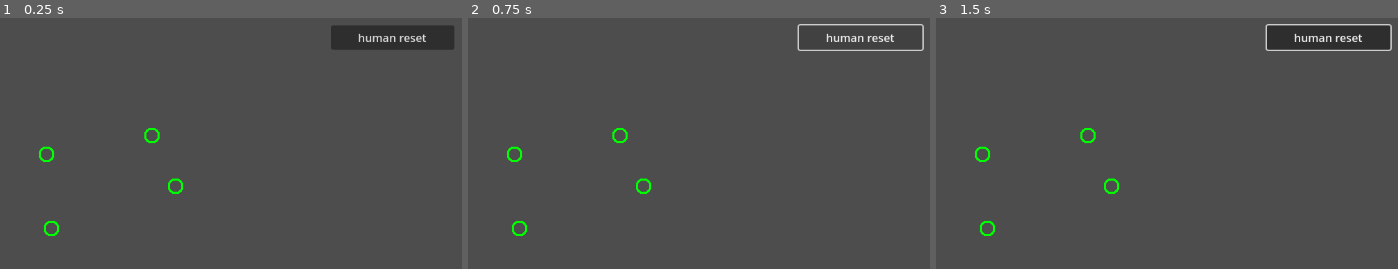
Above: before the commit, frames 1-3 (left to right).
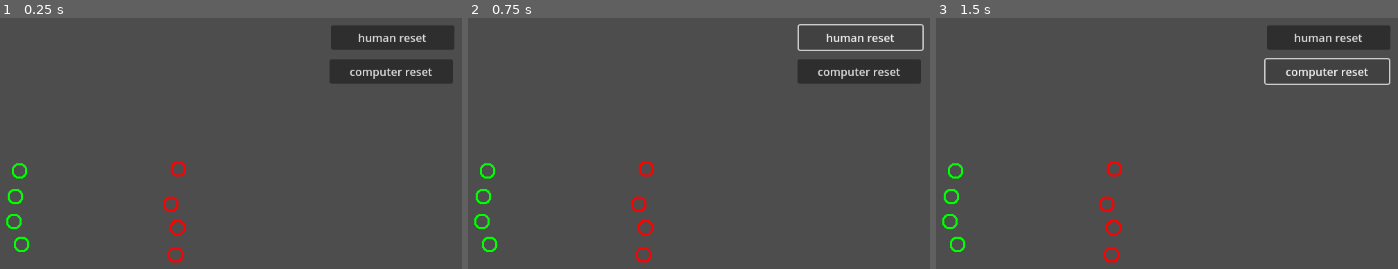
Above: after the commit, the same moments.

Repository: LegionsTheGame/Godot_turnBased
Game: Godot game, scene res://Army/test/ArmyTest.tscn
The game is run twice, just before and just after one commit, with the same random seed, the same clock (stepped at 60 frames per second) and the same inputs.
Inputs (mouse positions are in pixels of both pictures, inside the frame that each line leads up to):
- Up to frame 1 (0.25 s): no input
- Up to frame 2 (0.75 s): click "human reset" at 0.5 s
- Up to frame 3 (1.5 s): click (1328, 70) at 1.25 s, where only the run after the commit has a clickable "computer reset"

The runs differ from the first frame. In frame 1, 3.5% of the frame differs, in the area x 1-99%, y 16-98%; in frame 2, 3.5%; in frame 3, 2.4%.

Commit message:
start on computer vs human

Diff:
--- a/LegionsTurnBased42_3/Army/code/MoveArea.gd
+++ b/LegionsTurnBased42_3/Army/code/MoveArea.gd
@@ -1,5 +1,8 @@
 extends Sprite2D
 
 func _draw():
-	draw_arc(Vector2.ZERO,get_parent().moveRadius,0,2*PI,100,Color.LIME,3)
+	if get_parent().teamNumber == 0:
+		draw_arc(Vector2.ZERO,get_parent().moveRadius,0,2*PI,100,Color.LIME,3)
+	if get_parent().teamNumber == 1:
+		draw_arc(Vector2.ZERO,get_parent().moveRadius,0,2*PI,100,Color.RED,3)
 	pass
--- a/LegionsTurnBased42_3/Army/code/SpriteArmy.gd
+++ b/LegionsTurnBased42_3/Army/code/SpriteArmy.gd
@@ -1,5 +1,9 @@
 extends Sprite2D
 
 func _draw():
-	draw_arc(Vector2.ZERO,get_parent().armyRadius,0,2*PI,100,Color.LIME,3)
+	if get_parent().teamNumber == 0:
+		draw_arc(Vector2.ZERO,get_parent().armyRadius,0,2*PI,100,Color.LIME,3)
+	if get_parent().teamNumber == 1:
+		draw_arc(Vector2.ZERO,get_parent().armyRadius,0,2*PI,100,Color.RED,3)
+
 	pass
--- a/LegionsTurnBased42_3/Army/code/code_army.gd
+++ b/LegionsTurnBased42_3/Army/code/code_army.gd
@@ -5,6 +5,7 @@
 
 var armyRadius = 10
 var moveRadius = 100
+var teamNumber = 0
 
 func _ready():
 	$CollisionShape2D.shape.radius = armyRadius
--- a/LegionsTurnBased42_3/Army/code/code_state.gd
+++ b/LegionsTurnBased42_3/Army/code/code_state.gd
@@ -35,7 +35,8 @@
 ################################
 func armyCollision(a):
 	if a is Army:
-		var defendState = $"../stateDefend"
-		setState(defendState)
+		if get_parent().teamNumber != a.teamNumber:
+			var defendState = $"../stateDefend"
+			setState(defendState)
 	pass
 ################################
--- a/LegionsTurnBased42_3/Army/code/code_state_move.gd
+++ b/LegionsTurnBased42_3/Army/code/code_state_move.gd
@@ -25,7 +25,8 @@
 	if a is Army:
 		get_parent().global_position -= 2*velocity
 		destination = global_position
-		var attackState = $"../stateAttack"
-		attackState.setData(a)
-		setState(attackState)
+		if get_parent().teamNumber != a.teamNumber:
+			var attackState = $"../stateAttack"
+			attackState.setData(a)
+			setState(attackState)
 	pass
--- a/LegionsTurnBased42_3/Army/test/ArmyTest.gd
+++ b/LegionsTurnBased42_3/Army/test/ArmyTest.gd
@@ -1,17 +1,19 @@
 extends Node2D
+# ARMY TEST - SCENE
+
+func _ready():
+	for a in $HumanTeam.get_children(): 	a.teamNumber = 0;
+	for a in $ComputerTeam.get_children():	a.teamNumber = 1;
 
 
-# Called when the node enters the scene tree for the first time.
-func _ready():
-	pass # Replace with function body.
-
-
-# Called every frame. 'delta' is the elapsed time since the previous frame.
 func _process(delta):
 	pass
 
 
 func _on_button_button_down():
-	for a in $HumanTeam.get_children():
-		a.reset()
-	pass # Replace with function body.
+	for a in $HumanTeam.get_children():		a.reset()
+
+
+
+func _on_computer_reset_button_down():
+	for a in $ComputerTeam.get_children():	a.reset()
--- a/LegionsTurnBased42_3/Army/test/ArmyTest.tscn
+++ b/LegionsTurnBased42_3/Army/test/ArmyTest.tscn
@@ -7,25 +7,38 @@
 script = ExtResource("1_vws6x")
 
 [node name="ComputerTeam" type="Node2D" parent="."]
+position = Vector2(107, 1)
+
+[node name="Army1" parent="ComputerTeam" instance=ExtResource("1_55kgc")]
+position = Vector2(11, -51)
+
+[node name="Army2" parent="ComputerTeam" instance=ExtResource("1_55kgc")]
+
+[node name="Army3" parent="ComputerTeam" instance=ExtResource("1_55kgc")]
+position = Vector2(10, 34)
+
+[node name="Army4" parent="ComputerTeam" instance=ExtResource("1_55kgc")]
+position = Vector2(7, 73)
 
 [node name="HumanTeam" type="Node2D" parent="."]
+position = Vector2(-76, 0)
 
-[node name="Army" parent="HumanTeam" instance=ExtResource("1_55kgc")]
-position = Vector2(-65, 36)
+[node name="Army1" parent="HumanTeam" instance=ExtResource("1_55kgc")]
+position = Vector2(-41, -10)
 
 [node name="Army2" parent="HumanTeam" instance=ExtResource("1_55kgc")]
-position = Vector2(114, -25)
+position = Vector2(-32, 59)
 
 [node name="Army3" parent="HumanTeam" instance=ExtResource("1_55kgc")]
-position = Vector2(80, -98)
+position = Vector2(-43, 26)
 
 [node name="Army4" parent="HumanTeam" instance=ExtResource("1_55kgc")]
-position = Vector2(-72, -71)
+position = Vector2(-35, -47)
 
 [node name="Camera2D" type="Camera2D" parent="."]
 visible = false
 
-[node name="Button" type="Button" parent="."]
+[node name="human_reset" type="Button" parent="."]
 offset_left = 338.0
 offset_top = -257.0
 offset_right = 516.0
@@ -33,4 +46,13 @@
 text = "human reset
 "
 
-[connection signal="button_down" from="Button" to="." method="_on_button_button_down"]
+[node name="computer_reset" type="Button" parent="."]
+offset_left = 336.0
+offset_top = -208.0
+offset_right = 514.0
+offset_bottom = -173.0
+text = "computer reset
+"
+
+[connection signal="button_down" from="human_reset" to="." method="_on_button_button_down"]
+[connection signal="button_down" from="computer_reset" to="." method="_on_computer_reset_button_down"]
